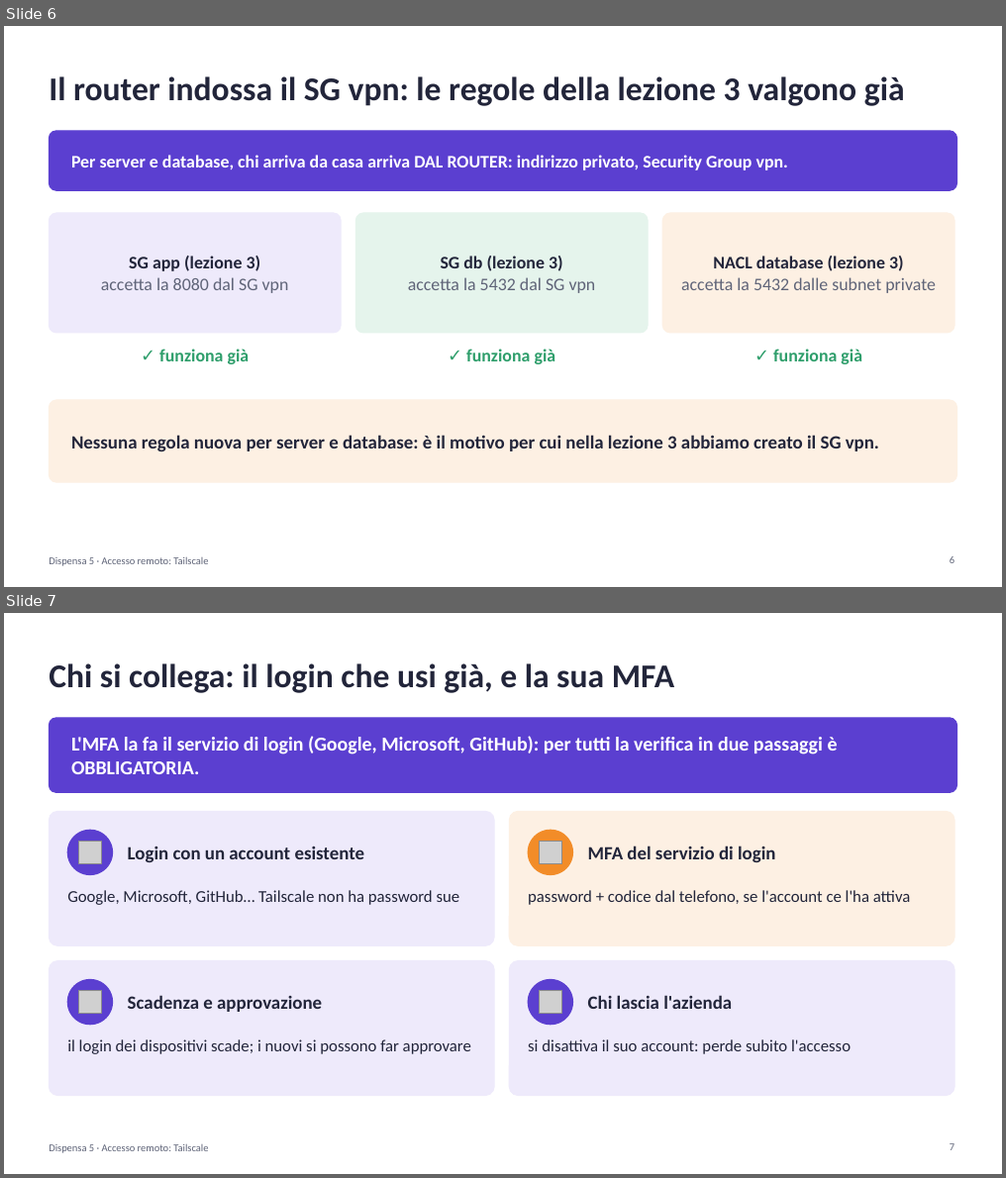
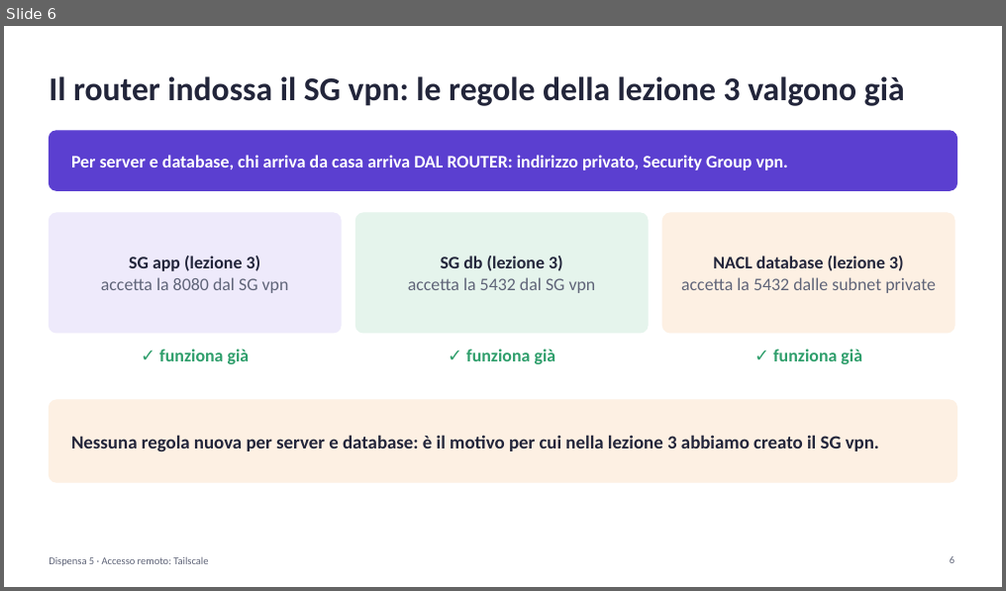
Before and after one commit to cereZ23/aws, a slide deck: slide/slide-5-tailscale.pptx. Shown one above the other, each under a label of ours: slides 6 and 7 before the commit, slide 6 after it. The pictures are 1006x1178 and 1006x591 pixels, drawn with LibreOffice and Linux fonts; fonts in the diff are those of the drawing; grey boxes stand for pictures. Boxes give left, top, right and bottom in pixels: in the first picture for what was removed or moved away, otherwise in the second. Text is boxed around its words. In the diff, an @@ line names an element or a change of style, - is before the commit and + after.

Commit message:
Lezione 5: login con passkey o account personale, nessun IdP aziendale richiesto

```diff
--- a/slide/slide-5-tailscale.pptx
+++ b/slide/slide-5-tailscale.pptx
@@ slide 7 removed at (x1=4, y1=613, x2=1002, y2=1174), background #FFFFFF @@
@@ text removed at (x1=49, y1=663, x2=674, y2=693) @@
-Chi si collega: il login che usi già, e la sua MFA
@@ rounded rectangle removed at (x1=49, y1=718, x2=957, y2=792) @@
@@ text removed at (x1=71, y1=736, x2=838, y2=774) @@
-L'MFA la fa il servizio di login (Google, Microsoft, GitHub): per tutti la verifica in due passaggi è OBBLIGATORIA.
@@ rounded rectangle removed at (x1=49, y1=811, x2=494, y2=947) @@
@@ rounded rectangle removed at (x1=509, y1=811, x2=954, y2=947) @@
@@ ellipse removed at (x1=67, y1=830, x2=113, y2=875) @@
@@ picture removed at (x1=79, y1=842, x2=101, y2=863) @@
@@ text removed at (x1=128, y1=847, x2=365, y2=862) @@
-Login con un account esistente
@@ ellipse removed at (x1=528, y1=830, x2=573, y2=875) @@
@@ picture removed at (x1=540, y1=842, x2=561, y2=863) @@
@@ text removed at (x1=588, y1=846, x2=775, y2=862) @@
-MFA del servizio di login
@@ text removed at (x1=67, y1=890, x2=460, y2=905) @@
-Google, Microsoft, GitHub… Tailscale non ha password sue
@@ text removed at (x1=528, y1=890, x2=911, y2=905) @@
-password + codice dal telefono, se l'account ce l'ha attiva
@@ rounded rectangle removed at (x1=49, y1=961, x2=494, y2=1096) @@
@@ rounded rectangle removed at (x1=509, y1=961, x2=954, y2=1096) @@
@@ ellipse removed at (x1=67, y1=980, x2=113, y2=1025) @@
@@ picture removed at (x1=79, y1=991, x2=101, y2=1014) @@
@@ text removed at (x1=128, y1=995, x2=322, y2=1012) @@
-Scadenza e approvazione
@@ ellipse removed at (x1=528, y1=980, x2=573, y2=1025) @@
@@ picture removed at (x1=540, y1=991, x2=561, y2=1014) @@
@@ text removed at (x1=588, y1=995, x2=732, y2=1009) @@
-Chi lascia l'azienda
@@ text removed at (x1=67, y1=1040, x2=471, y2=1055) @@
-il login dei dispositivi scade; i nuovi si possono far approvare
@@ text removed at (x1=528, y1=1040, x2=850, y2=1055) @@
-si disattiva il suo account: perde subito l'accesso
@@ text removed at (x1=49, y1=1145, x2=208, y2=1154) @@
-Dispensa 5 · Accesso remoto: Tailscale
@@ page number removed at (x1=949, y1=1144, x2=954, y2=1151) @@
-7
```
Also in this commit, not shown: 7 slides changed, 1 slide added, 2 other files.
